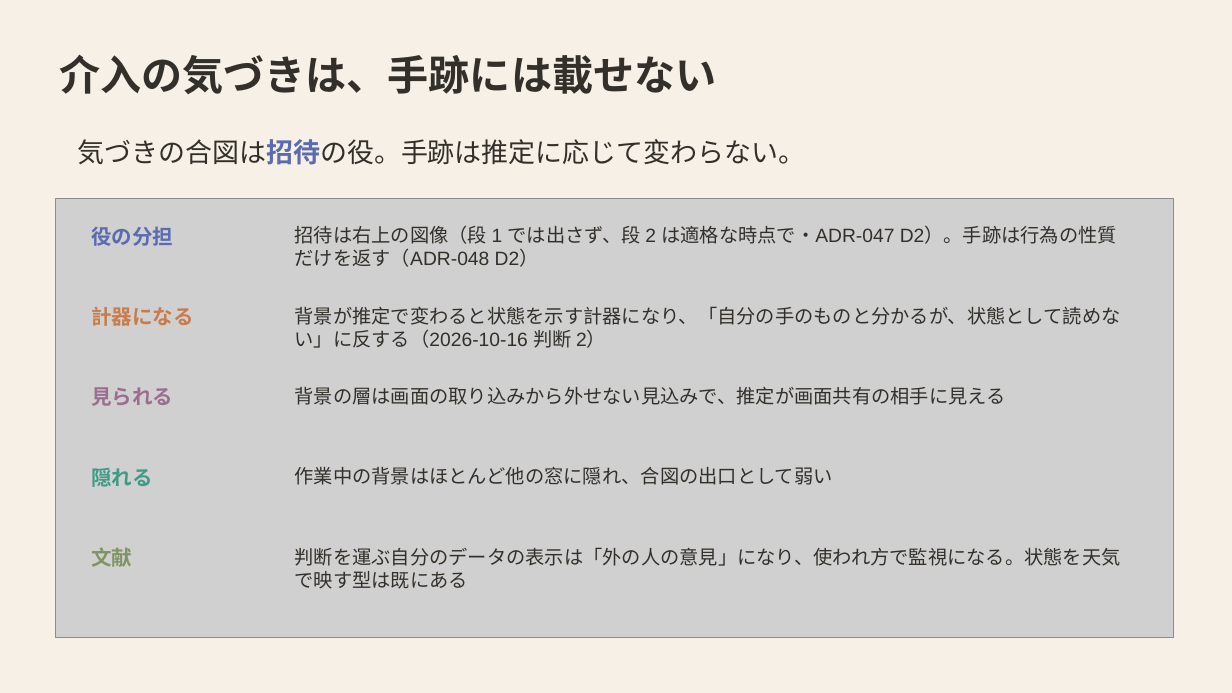
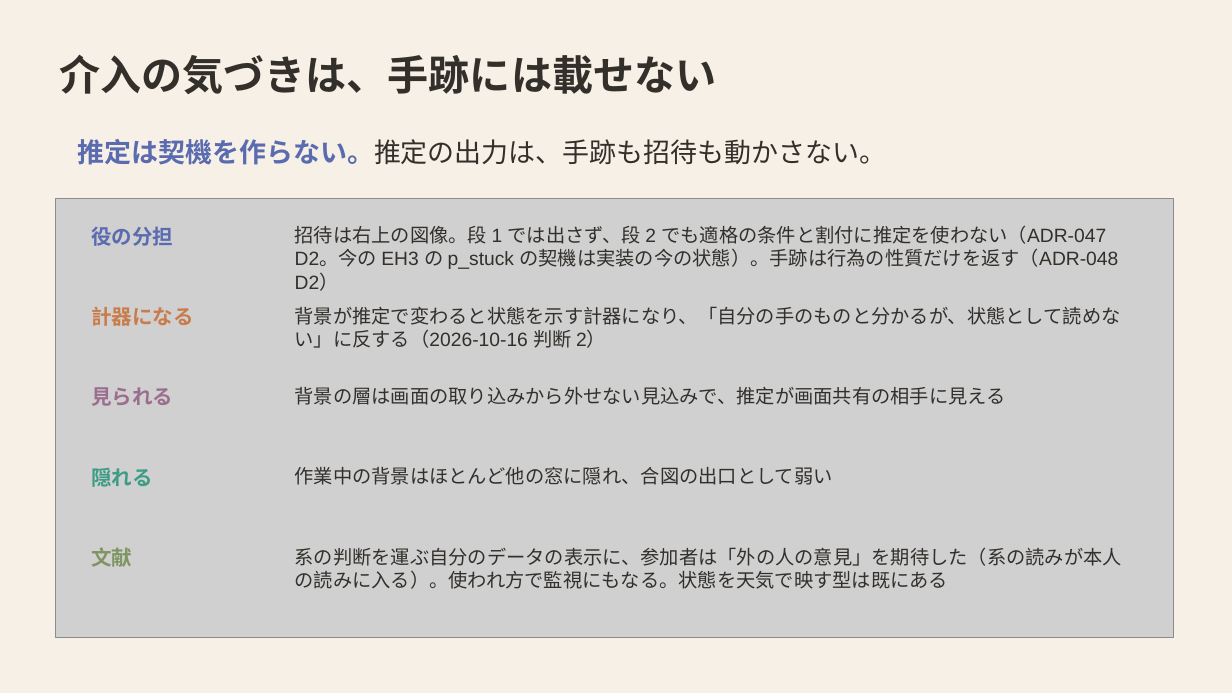
Before and after one commit to mikotomiura/GSE-prototype, a slide deck: slide 5 of docs/slides/project-overview/GSE_handmark_design.pptx. Drawn at 1232x693 pixels with LibreOffice and Linux fonts; fonts in the diff are those of the drawing; grey boxes stand for pictures. Boxes give left, top, right and bottom in pixels: in the first picture for what was removed or moved away, otherwise in the second. Text is boxed around its words. In the diff, an @@ line names an element or a change of style, - is before the commit and + after.

```diff
--- a/docs/slides/project-overview/GSE_handmark_design.pptx
+++ b/docs/slides/project-overview/GSE_handmark_design.pptx
@@ text at <box>78,139,887,165</box>: text changed @@
-気づきの合図は招待の役。手跡は推定に応じて変わらない。
+推定は契機を作らない。推定の出力は、手跡も招待も動かさない。
@@ text at <box>295,225,1118,291</box>: text changed @@
-招待は右上の図像（段 1 では出さず、段 2 は適格な時点で・ADR-047 D2）。手跡は行為の性質だけを返す（ADR-048 D2）
+招待は右上の図像。段 1 では出さず、段 2 でも適格の条件と割付に推定を使わない（ADR-047 D2。今の EH3 の p_stuck の契機は実装の今の状態）。手跡は行為の性質だけを返す（ADR-048 D2）
@@ text at <box>295,547,1122,589</box>: text changed @@
-判断を運ぶ自分のデータの表示は「外の人の意見」になり、使われ方で監視になる。状態を天気で映す型は既にある
+系の判断を運ぶ自分のデータの表示に、参加者は「外の人の意見」を期待した（系の読みが本人の読みに入る）。使われ方で監視にもなる。状態を天気で映す型は既にある
```
Also in this commit, not shown: 5 other slides changed, 7 other files.
